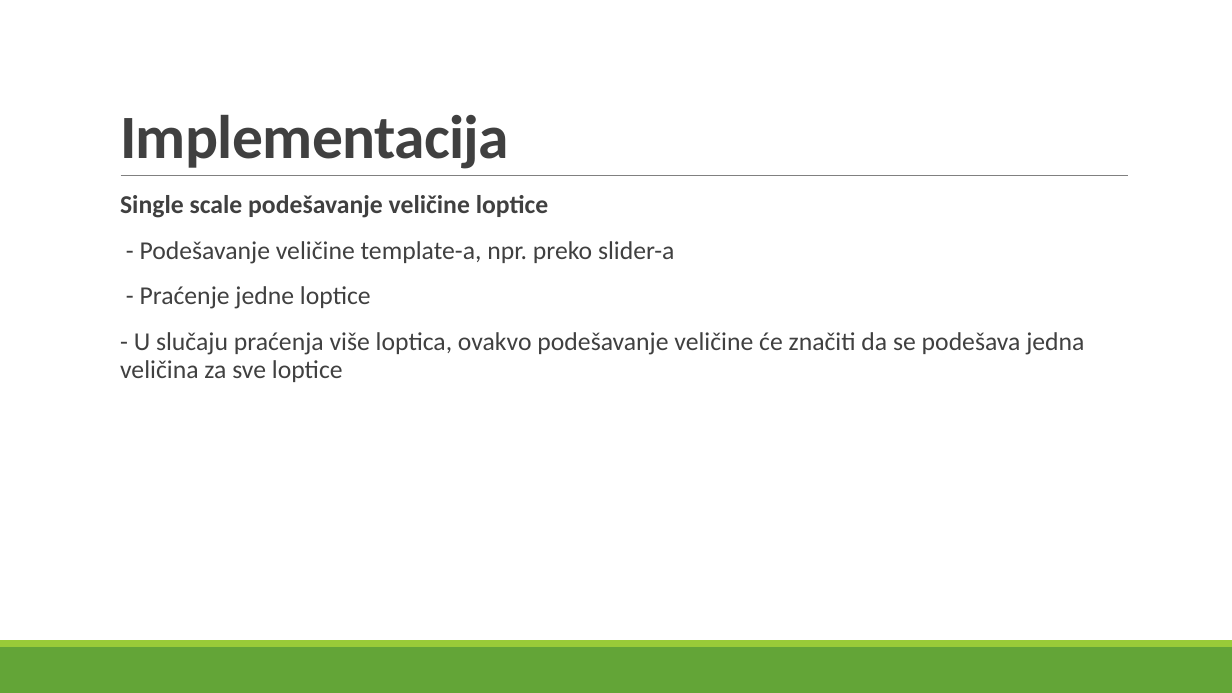
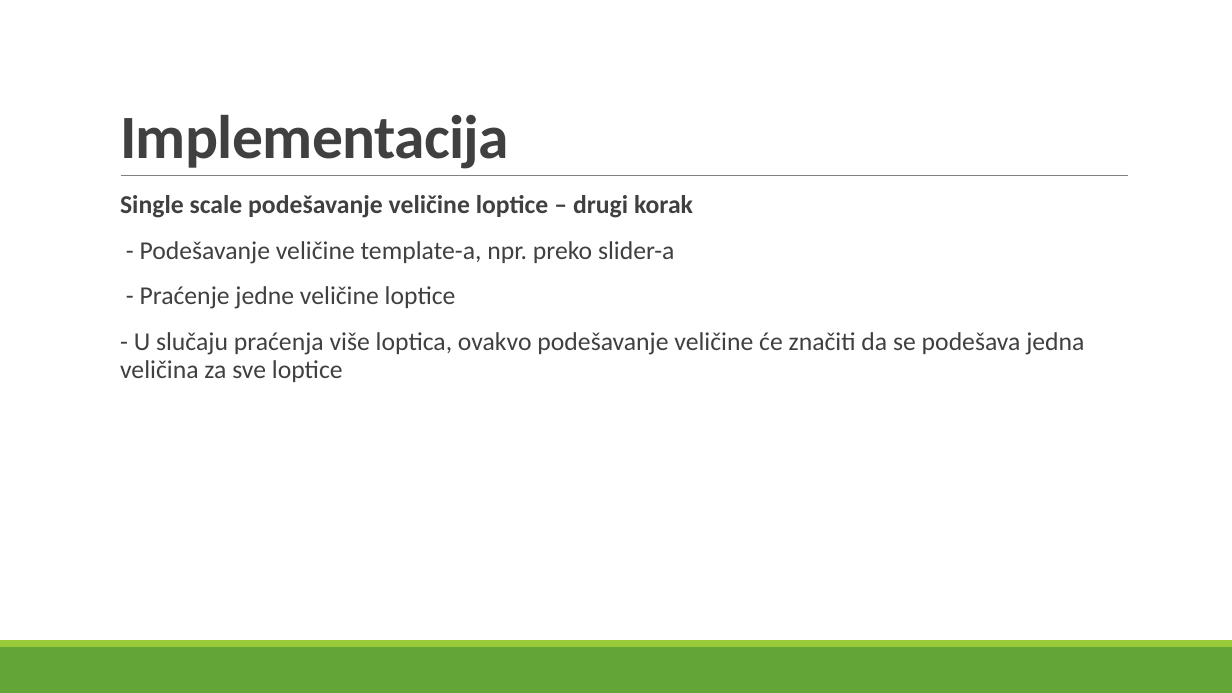
Before and after one commit to ckraisnikovic/softComputing, a slide deck: slide 10 of Detekcija i praćenje golf loptice na golf terenu.pptx (slide 12 before the commit). Drawn at 1232x693 pixels with LibreOffice and Linux fonts; fonts in the diff are those of the drawing. Boxes give left, top, right and bottom in pixels: in the first picture for what was removed or moved away, otherwise in the second. Text is boxed around its words. In the diff, an @@ line names an element or a change of style, - is before the commit and + after.

```diff
--- a/Detekcija i praćenje golf loptice na golf terenu.pptx
+++ b/Detekcija i praćenje golf loptice na golf terenu.pptx
@@ text at (x1=120, y1=195, x2=693, y2=218): text changed @@
-  Single scale podešavanje veličine loptice
+  Single scale podešavanje veličine loptice – drugi korak
@@ text at (x1=140, y1=286, x2=456, y2=309): text changed @@
-  - Praćenje jedne loptice
+  - Praćenje jedne veličine loptice
```
Also in this commit, not shown: 12 other slides changed, 4 slides added.
